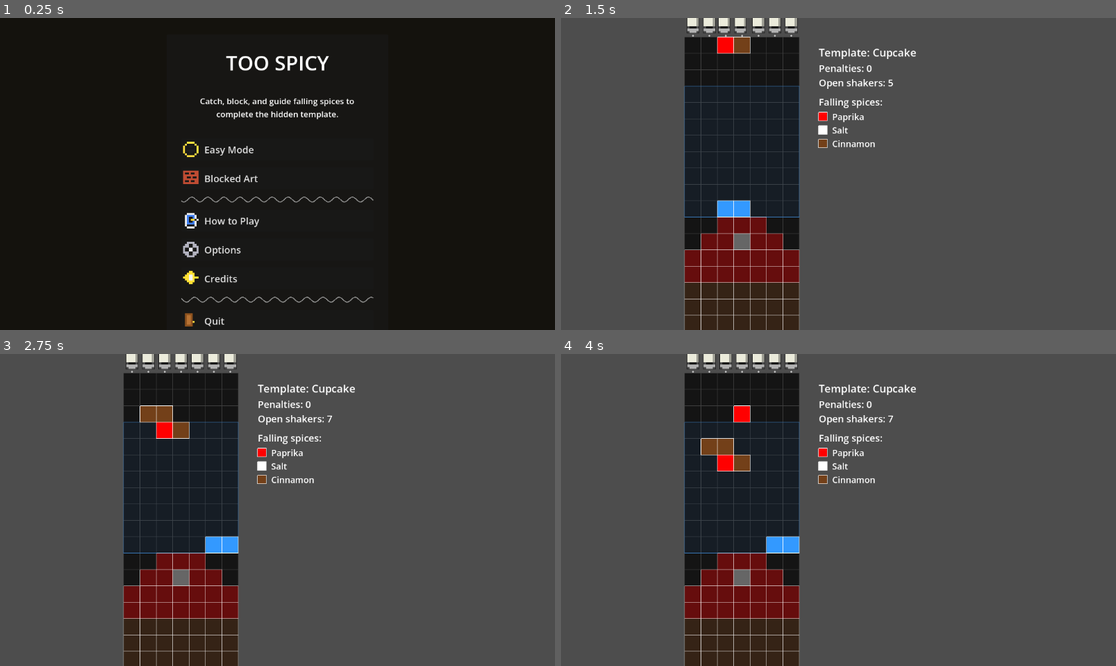
Above: before the commit, frames 1-4 (two rows, left to right).
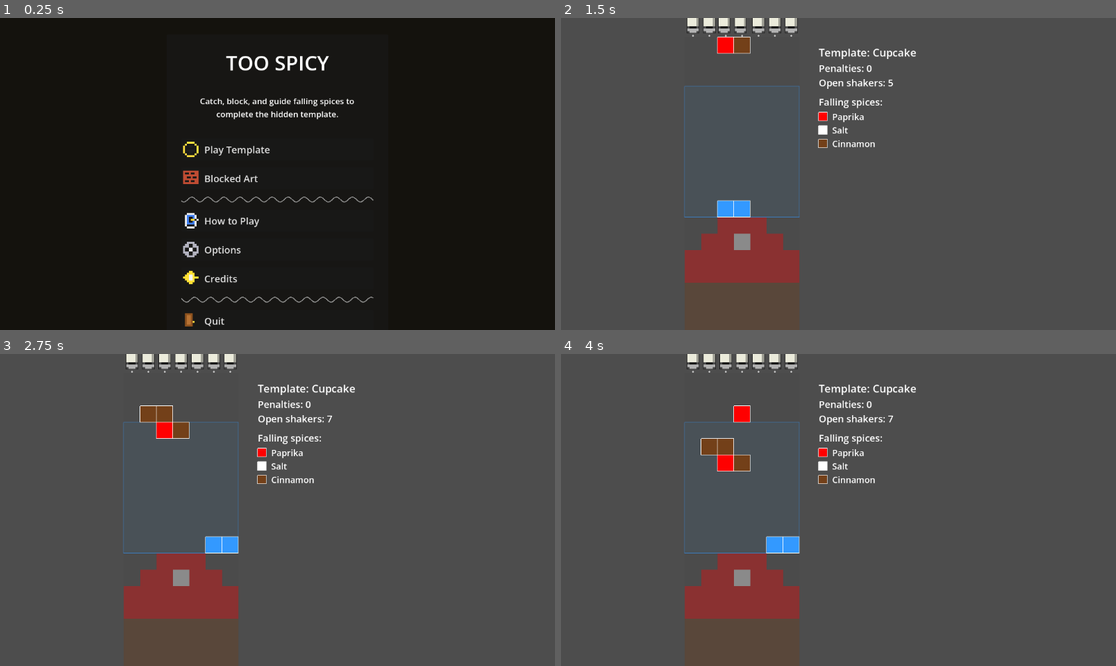
Above: after the commit, the same moments.

Repository: mitramansouri/too-spicy
Game: Godot game, scene res://scenes/MainMenu.tscn
Same seed, same stepped clock (60 frames per second), same inputs: the game is played once before the commit and once after it.
Inputs (mouse positions are in pixels of both pictures, inside the frame that each line leads up to):
- Up to frame 1 (0.25 s): no input
- Up to frame 2 (1.5 s): click "Easy Mode" (after the commit: "Play Template") at 0.5 s; click "Cupcake" at 1.25 s
- Up to frame 3 (2.75 s): move the mouse to (399, 494) at 2.02 s; hold Right (ui_right) from 2.03 s (still down); click (399, 494) at 2.17 s
- Up to frame 4 (4 s): move the mouse to (727, 525) at 2.77 s; release Right (ui_right) at 2.78 s; hold Down (ui_down) 2.78-3.53 s; tap Enter at 3.5 s; move the mouse to (894, 441) at 3.52 s; hold Right (ui_right) from 3.53 s (still down)

The runs differ from the first frame. In frame 1, 0.2% of the frame differs, in the area x 37-49%, y 40-45%; in frame 2, 18%, in the area x 22-44%, y 6-100%; in frame 3, 18%; in frame 4, 18%.

Commit message:
Templates Complete

Diff:
--- a/too-spicy/scripts/Data.gd
+++ b/too-spicy/scripts/Data.gd
@@ -1,7 +1,7 @@
 enum ButtonType {EASY_MODE, BLOCKED_ART, HOW_TO_PLAY, OPTIONS, CREDITS, QUIT}
 
 const ButtonName = {
-	ButtonType.EASY_MODE: "Easy Mode",
+	ButtonType.EASY_MODE: "Play Template",
 	ButtonType.BLOCKED_ART: "Blocked Art",
 	ButtonType.HOW_TO_PLAY: "How to Play",
 	ButtonType.OPTIONS: "Options",
@@ -18,6 +18,7 @@
 const SPICE_BLUEBERRY := "blueberry"
 const SPICE_GARLIC := "garlic"
 const SPICE_CHILI := "chili"
+const SPICE_LIME := "lime"
 
 const spices := [
 	{
@@ -64,6 +65,11 @@
 		"id": SPICE_CHILI,
 		"name": "Chili Powder",
 		"color": Color(1.0, 0.45, 0.0)
+	},
+	{
+	"id": SPICE_LIME,
+	"name": "Lime Zest",
+	"color": Color(0.62, 0.76, 0.00)
 	}
 ]
 
@@ -112,6 +118,11 @@
 	"id": SPICE_CHILI,
 	"name": "Chili Powder",
 	"color": Color(1.0, 0.45, 0.0)
+	},
+	SPICE_LIME: {
+	"id": SPICE_LIME,
+	"name": "Lime Zest",
+	"color": Color(0.62, 0.76, 0.00)
 	}
 }
 
@@ -174,94 +185,93 @@
 
 TEMPLATE_CANDLE: {
 	"id": TEMPLATE_CANDLE,
-	"name": "Candle",
-	"description": "A very easy vertical candle.",
-	"grid_width": 5,
+	"name": "Mushroom",
+	"description": "A cute simple mushroom without the black outline.",
+	"grid_width": 12,
 	"grid_height": 18,
-	"cell_size": 30,
+	"cell_size": 28,
+	"bucket_width": 2,
+	"bucket_height": 1,
+	"spices_per_sprinkle": 2,
+	"max_falling_spices": 8,
+	"fall_interval": 0.45,
+	"spawn_interval": 0.75,
+	"allowed_spices": [
+		SPICE_PAPRIKA,
+		SPICE_SALT,
+		SPICE_GARLIC
+	],
+	"sections": {
+		1: "Cap",
+		2: "Spots",
+		3: "Stem"
+	},
+	"section_spices": {
+		1: SPICE_PAPRIKA,
+		2: SPICE_SALT,
+		3: SPICE_GARLIC
+	},
+	"preview_colors": {
+		1: Color.RED,
+		2: Color.WHITE,
+		3: Color(0.96, 0.92, 0.70)
+	},
+	"shape": [
+		[0, 0, 0, 0, 1, 1, 1, 1, 0, 0, 0, 0],
+		[0, 0, 0, 1, 1, 1, 1, 1, 1, 0, 0, 0],
+		[0, 0, 1, 1, 2, 1, 1, 2, 1, 1, 0, 0],
+		[0, 1, 1, 1, 1, 1, 1, 1, 1, 1, 1, 0],
+		[1, 1, 2, 1, 1, 1, 1, 1, 1, 2, 1, 1],
+		[1, 1, 1, 1, 1, 1, 1, 1, 1, 1, 1, 1],
+		[0, 1, 1, 1, 1, 1, 1, 1, 1, 1, 1, 0],
+		[0, 0, 1, 1, 1, 3, 3, 1, 1, 1, 0, 0],
+		[0, 0, 0, 3, 3, 3, 3, 3, 3, 0, 0, 0],
+		[0, 0, 0, 3, 3, 3, 3, 3, 3, 0, 0, 0],
+		[0, 0, 0, 3, 3, 3, 3, 3, 3, 0, 0, 0]
+	]
+},
+TEMPLATE_TURTLE: {
+	"id": TEMPLATE_TURTLE,
+	"name": "Small Turtle",
+	"description": "A tiny simple turtle with a dark shell and light body.",
+	"grid_width": 11,
+	"grid_height": 16,
+	"cell_size": 36,
 	"bucket_width": 2,
 	"bucket_height": 1,
 	"spices_per_sprinkle": 3,
-	"max_falling_spices": 10,
-	"fall_interval": 0.5,
-	"spawn_interval": 0.85,
+	"max_falling_spices": 8,
+	"fall_interval": 0.45,
+	"spawn_interval": 0.8,
 	"allowed_spices": [
-		SPICE_SALT,
-		SPICE_TURMERIC,
+		SPICE_HERBS,
+		SPICE_LIME,
 		SPICE_PEPPER
 	],
 	"sections": {
-		1: "Wax",
-		2: "Flame",
-		3: "Wick"
+		1: "Shell",
+		2: "Body",
+		3: "Eye"
 	},
 	"section_spices": {
-		1: SPICE_SALT,
-		2: SPICE_TURMERIC,
+		1: SPICE_HERBS,
+		2: SPICE_LIME,
 		3: SPICE_PEPPER
 	},
 	"preview_colors": {
-		1: Color.WHITE,
-		2: Color.YELLOW,
+		1: Color.GREEN,
+		2: Color(0.62, 0.76, 0.00),
 		3: Color.BLACK
 	},
 	"shape": [
-		[0, 0, 2, 0, 0],
-		[0, 2, 2, 2, 0],
-		[0, 1, 3, 1, 0],
-		[0, 1, 1, 1, 1],
-		[0, 1, 1, 1, 1],
-		[1, 1, 1, 1, 1],
-		[1, 1, 1, 1, 1],
-		[1, 1, 1, 1, 1],
-		[1, 1, 1, 1, 1],
-		[1, 1, 1, 1, 1]
+		[0, 0, 0, 1, 1, 0, 0, 2, 2, 0],
+		[0, 1, 1, 1, 1, 1, 0, 2, 3, 2],
+		[0, 1, 1, 1, 1, 1, 1, 2, 2, 2],
+		[2, 1, 1, 1, 1, 1, 1, 2, 2, 0],
+		[0, 2, 2, 2, 2, 2, 2, 0, 0, 0],
+		[0, 2, 2, 0, 0, 2, 2, 0, 0, 0]
 	]
-	},
-
-	TEMPLATE_TURTLE: {
-		"id": TEMPLATE_TURTLE,
-		"name": "Small Turtle",
-		"description": "A small turtle with a simple shell.",
-		"grid_width": 8,
-		"grid_height": 18,
-		"cell_size": 32,
-		"bucket_width": 2,
-		"bucket_height": 1,
-		"spices_per_sprinkle": 1,
-		"max_falling_spices": 3,
-		"fall_interval": 0.45,
-		"spawn_interval": 0.8,
-		"allowed_spices": [
-			SPICE_HERBS,
-			SPICE_CINNAMON,
-			SPICE_PEPPER
-		],
-		"sections": {
-			1: "Shell",
-			2: "Body",
-			3: "Eye"
-		},
-		"section_spices": {
-			1: SPICE_HERBS,
-			2: SPICE_CINNAMON,
-			3: SPICE_PEPPER
-		},
-		"preview_colors": {
-			1: Color.GREEN,
-			2: Color(0.45, 0.25, 0.1),
-			3: Color.BLACK
-		},
-		"shape": [
-			[0, 0, 1, 1, 1, 1, 0, 0],
-			[0, 1, 1, 1, 1, 1, 1, 0],
-			[1, 1, 1, 1, 1, 1, 2, 2],
-			[1, 1, 1, 1, 1, 1, 2, 3],
-			[0, 2, 1, 1, 1, 1, 2, 0],
-			[0, 2, 2, 0, 0, 2, 2, 0],
-			[0, 0, 2, 0, 0, 2, 0, 0]
-		]
-	},
+},
 
 	TEMPLATE_WHALE: {
 		"id": TEMPLATE_WHALE,
@@ -272,8 +282,8 @@
 		"cell_size": 30,
 		"bucket_width": 2,
 		"bucket_height": 1,
-		"spices_per_sprinkle": 1,
-		"max_falling_spices": 3,
+		"spices_per_sprinkle": 3,
+		"max_falling_spices": 8,
 		"fall_interval": 0.45,
 		"spawn_interval": 0.75,
 		"allowed_spices": [
--- a/too-spicy/scripts/Game.gd
+++ b/too-spicy/scripts/Game.gd
@@ -36,8 +36,8 @@
 var grid_offset := Vector2.ZERO
 var ui_offset := Vector2.ZERO
 
-var board_bg_color := Color(0.08, 0.08, 0.08)
-var grid_line_color := Color(0.25, 0.25, 0.25)
+var board_bg_color := Color(0.294, 0.294, 0.294, 1.0)
+var grid_line_color := Color(0.196, 0.196, 0.196, 0.0)
 
 var template_id := Data.TEMPLATE_CUPCAKE
 var template_name := "Cupcake"
@@ -78,6 +78,7 @@
 	create_empty_template()
 	create_empty_settled_grid()
 	create_template_from_shape()
+	fill_floating_background_support_tiles()
 	update_template_spawn_bounds()
 	reset_section_colors()
 	update_control_area()
@@ -126,8 +127,8 @@
 	template_preview_colors = template_data["preview_colors"]
 	template_section_spices = template_data.get("section_spices", {})
 
-	board_bg_color = template_data.get("board_bg_color", Color(0.08, 0.08, 0.08))
-	grid_line_color = template_data.get("grid_line_color", Color(0.25, 0.25, 0.25))
+	board_bg_color = template_data.get("board_bg_color", board_bg_color)
+	grid_line_color = template_data.get("grid_line_color", grid_line_color)
 
 	grid_width = int(template_data["grid_width"])
 	grid_height = int(template_data["grid_height"])
@@ -256,6 +257,17 @@
 
 			template_grid[grid_y][grid_x] = int(shape_row[shape_x])
 
+func fill_floating_background_support_tiles():
+	for x in range(grid_width):
+		var found_template_above := false
+
+		for y in range(grid_height):
+			if template_grid[y][x] != 0:
+				found_template_above = true
+				continue
+
+			if found_template_above:
+				settled_grid[y][x] = BACKGROUND_SETTLED_COLOR
 
 func update_template_spawn_bounds():
 	template_min_x = grid_width - 1
@@ -835,9 +847,7 @@
 				template_color.a = 0.25
 				draw_rect(cell_rect, template_color, true)
 
-			draw_rect(cell_rect, Color(1, 1, 1, 0.5), false)
-
-
+			# No inner border here.
 func get_template_preview_color(section_id: int) -> Color:
 	if template_preview_colors.has(section_id):
 		return template_preview_colors[section_id]
@@ -857,8 +867,8 @@
 			var cell_rect := Rect2(draw_position, Vector2(cell_size, cell_size))
 
 			draw_rect(cell_rect, settled_color, true)
-			draw_rect(cell_rect, Color.WHITE, false)
-
+
+			# No white border here.
 
 func draw_falling_spices():
 	for spice in falling_spices:
--- a/too-spicy/scripts/TemplateSelect.gd
+++ b/too-spicy/scripts/TemplateSelect.gd
@@ -128,20 +128,19 @@
 
 		Data.TEMPLATE_CANDLE:
 			return create_pixel_icon([
-				"...y....",
-				"..yyy...",
-				"...b....",
-				"..www...",
-				"..www...",
-				"..www...",
-				"..www...",
-				"........"
-			], {
-				"y": Color.YELLOW,
-				"b": Color.BLACK,
-				"w": Color.WHITE
-			})
-
+				"...rr...",
+				"..rrrr..",
+				".rrwrrr.",
+				"rrrrrrrr",
+				".rwwwwr.",
+				"..rbbbr.",
+				"...bbb..",
+				"...bbb.."
+			], {
+				"r": Color.RED,
+				"w": Color.WHITE,
+				"b": Color(0.96, 0.92, 0.70)
+			})
 		Data.TEMPLATE_TURTLE:
 			return create_pixel_icon([
 				"..ggg...",
